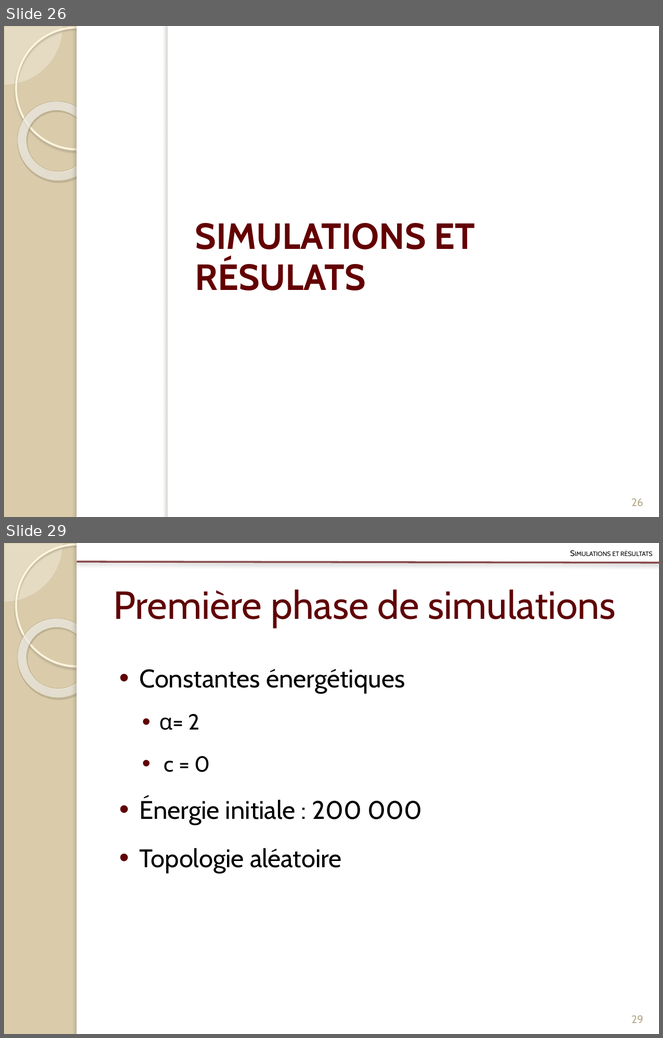
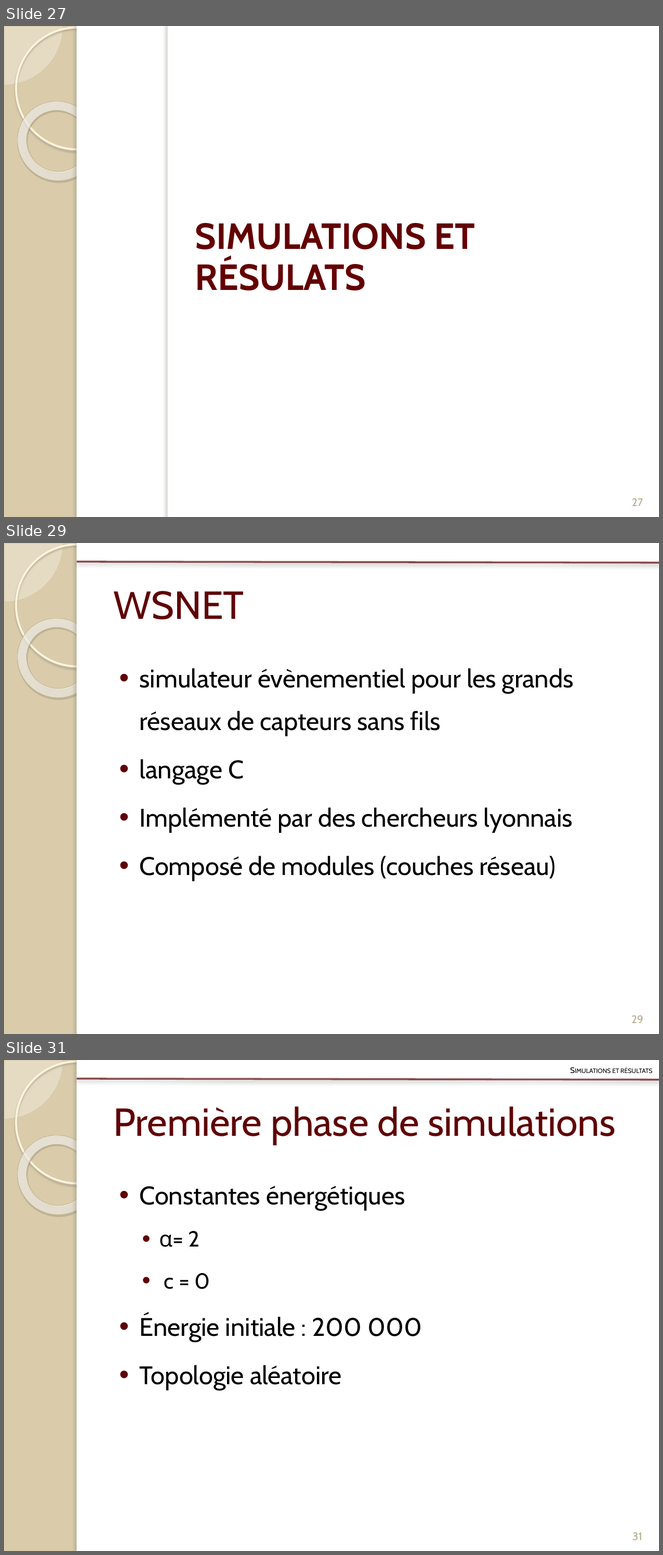
Before and after one commit to Patre/Energy-saving-in-sensors--networks, a slide deck: Redaction/Presentation/pres.pptx. Shown one above the other, each under a label of ours: slides 26 and 29 before the commit, slides 27, 29 and 31 after it; the slides between them are not shown. The pictures are 663x1038 and 663x1555 pixels, drawn with LibreOffice and Linux fonts; fonts in the diff are those of the drawing. Boxes give left, top, right and bottom in pixels: in the first picture for what was removed or moved away, otherwise in the second. Text is boxed around its words. In the diff, an @@ line names an element or a change of style, - is before the commit and + after.

```diff
--- a/Redaction/Presentation/pres.pptx
+++ b/Redaction/Presentation/pres.pptx
@@ slide 29 added at (4, 543, 659, 1034), background #DACCAB; not listed: 6 template elements that a slide beside it also shows @@
@@ title added at (113, 591, 244, 619), 43 pt, text #5F0406 @@
+WSNET
@@ text added at (140, 668, 574, 881), 28 pt, text #000000 @@
+• simulateur évènementiel pour les grands réseaux de capteurs sans fils
+• langage C
+• Implémenté par des chercheurs lyonnais
+• Composé de modules (couches réseau)
@@ page number added at (632, 1016, 644, 1023), 12 pt, text #B6A98A @@
+29
@@ what was slide 26 is now slide 27 @@
@@ page number at (632, 499, 643, 506): text changed @@
-26
+27
@@ what was slide 29 is now slide 31 @@
@@ page number at (633, 1533, 643, 1540): text changed @@
-29
+31
```
Also in this commit, not shown: 5 slides changed, 8 other slides added, 1 slide removed, 1 other file.
